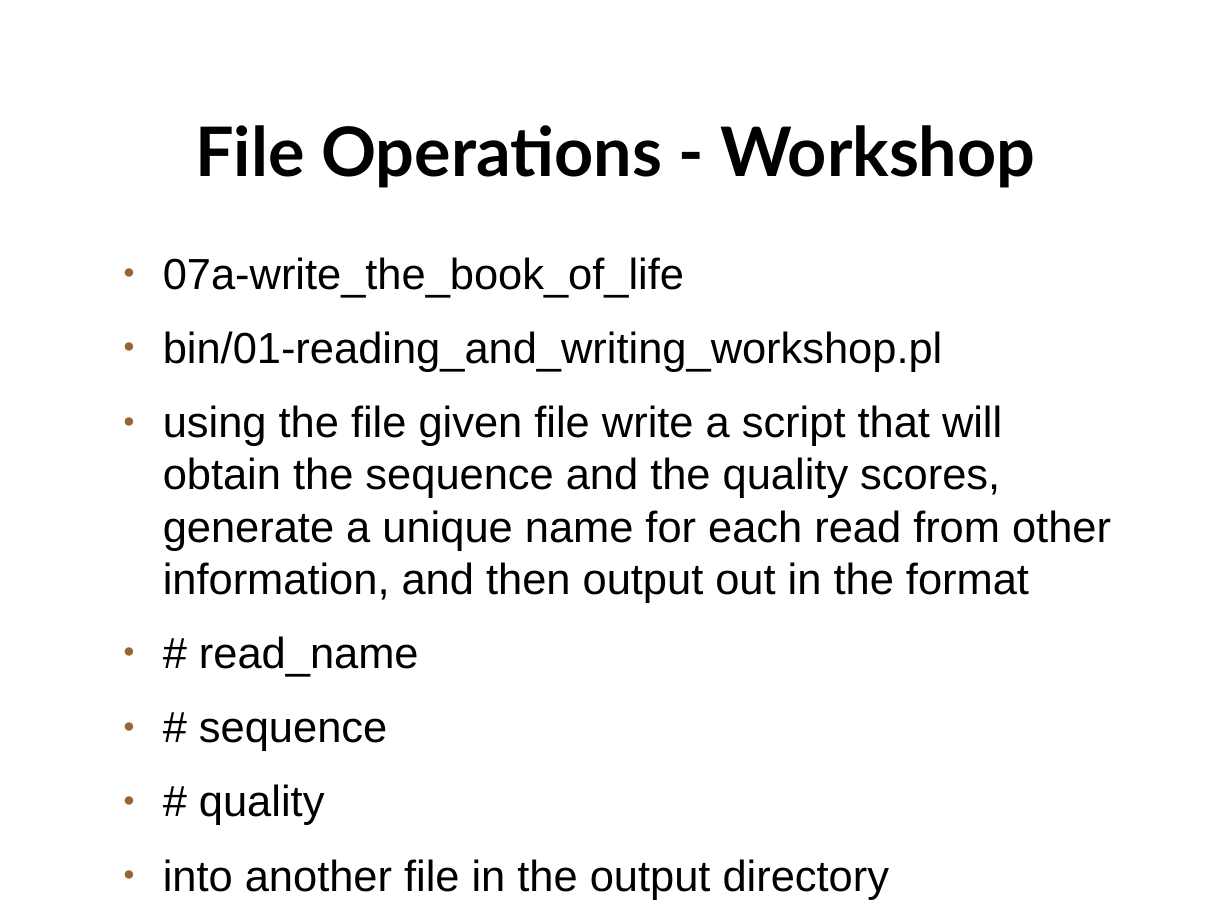
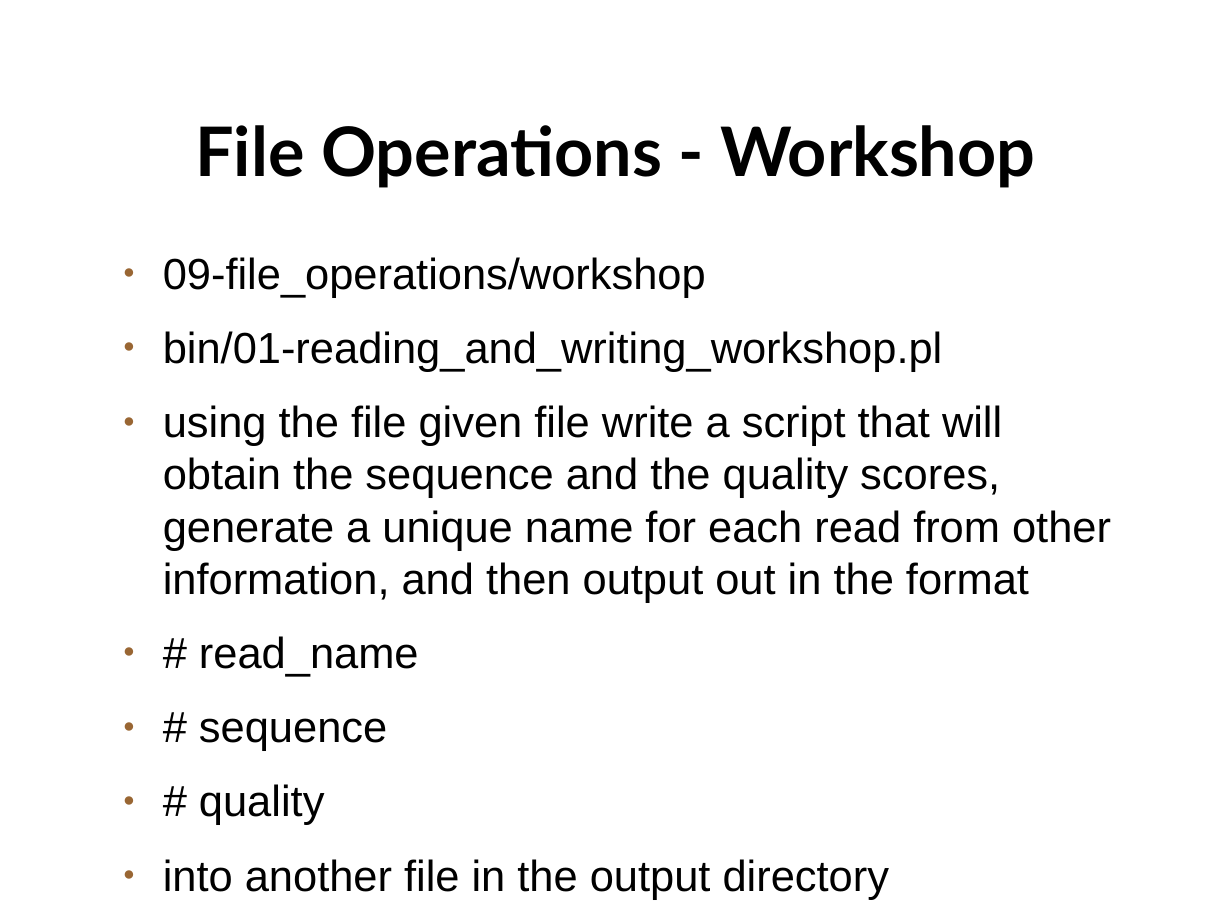
Before and after one commit to setitesuk/basic_perl_course, a slide deck: slide 23 of 09-file_operations/file_operations.odp. Drawn at 1232x924 pixels with LibreOffice and Linux fonts; fonts in the diff are those of the drawing; background and template pictures are left out. Boxes give left, top, right and bottom in pixels: in the first picture for what was removed or moved away, otherwise in the second. Text is boxed around its words. In the diff, an @@ line names an element or a change of style, - is before the commit and + after.

Commit message:
changes to decision making and file operations

```diff
--- a/09-file_operations/file_operations.odp
+++ b/09-file_operations/file_operations.odp
@@ text at (163,257,706,298): text changed @@
-● 07a-write_the_book_of_life
+● 09-file_operations/workshop
```
Also in this commit, not shown: 1 other slide changed, 2 other files.
